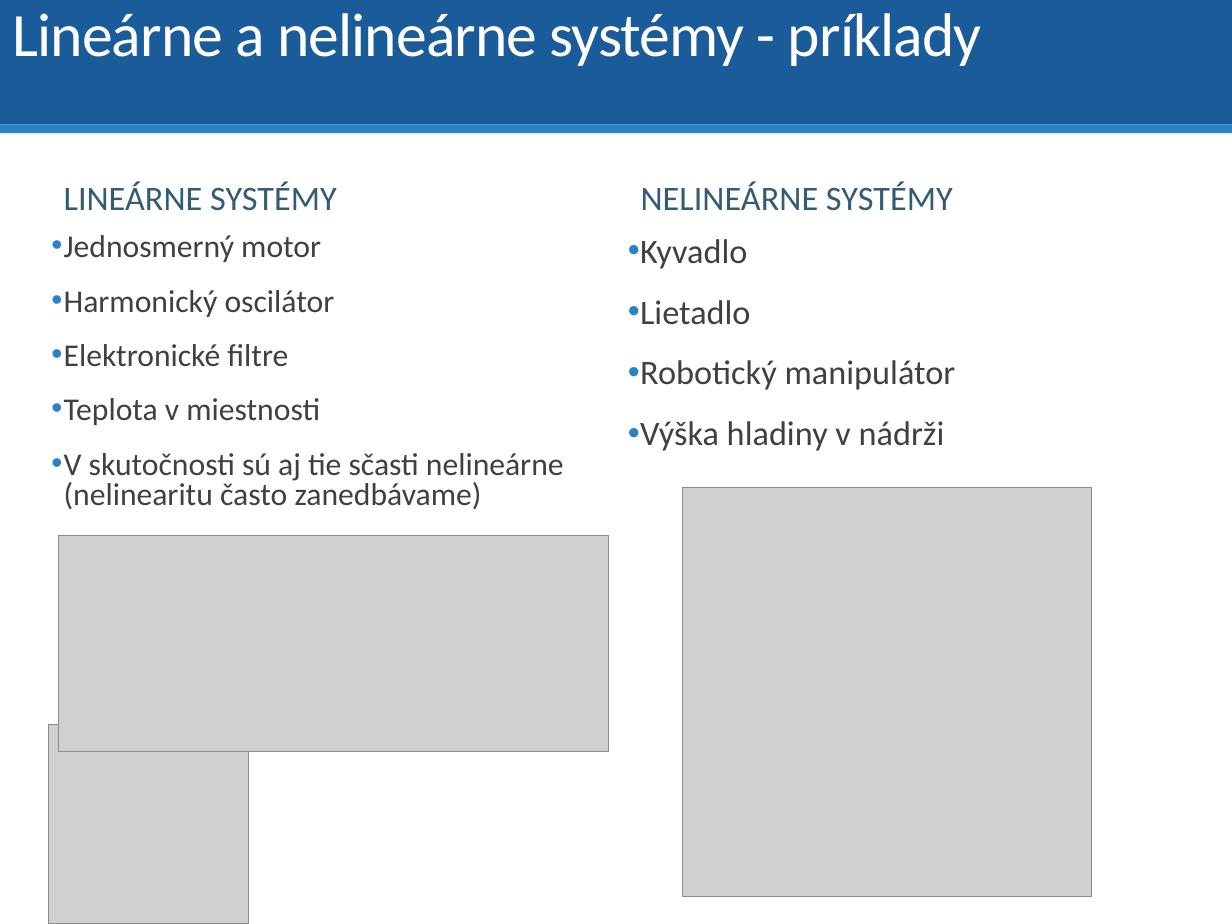
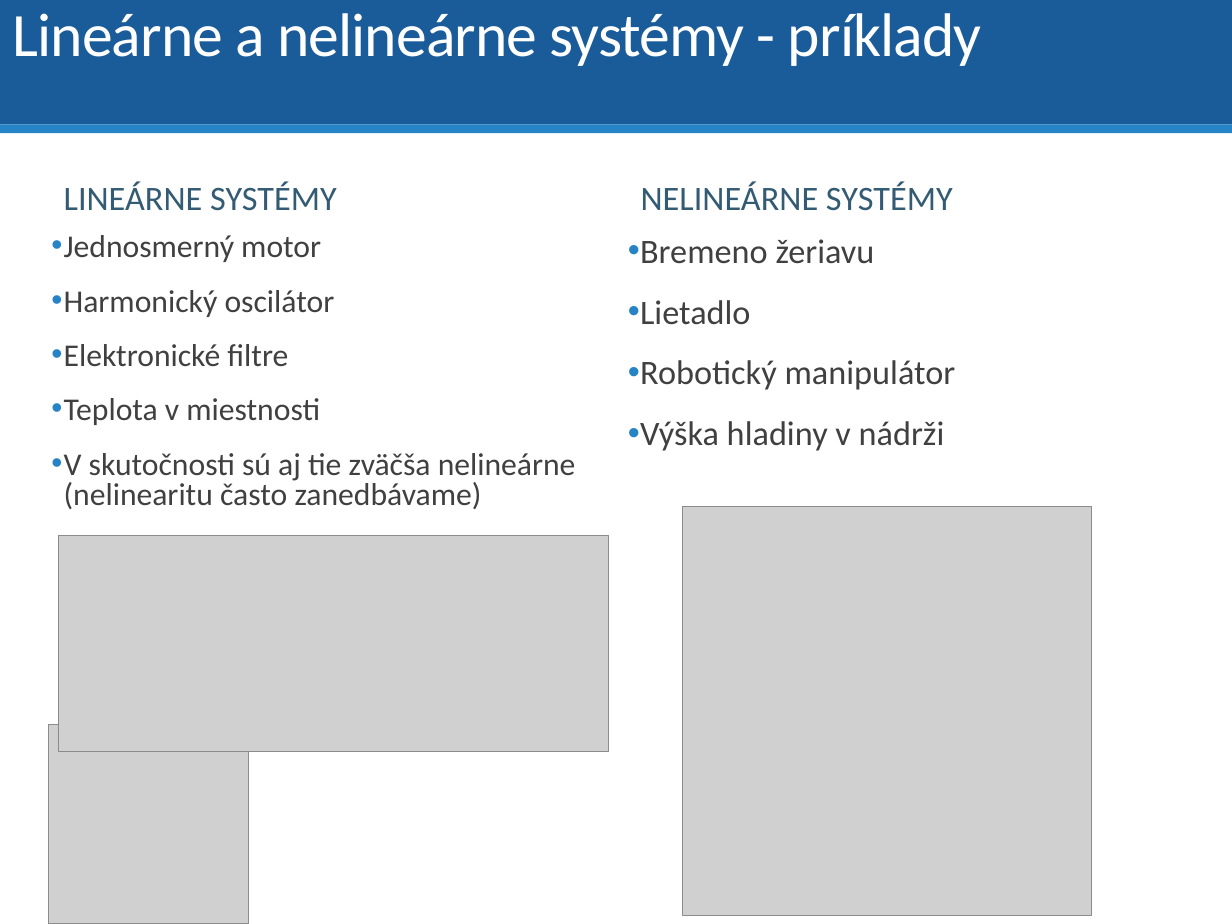
Before and after one commit to dodekm/TeamProjektKybernetika, a slide deck: slide 10 of Nove prednasky/P01_dynamika_dif_rovnice_LPT_prenosova_funkcia_modelovanie.pptx. Drawn at 1232x924 pixels with LibreOffice and Linux fonts; fonts in the diff are those of the drawing; grey boxes stand for pictures. Boxes give left, top, right and bottom in pixels: in the first picture for what was removed or moved away, otherwise in the second. Text is boxed around its words. In the diff, an @@ line names an element or a change of style, - is before the commit and + after.

```diff
--- a/Nove prednasky/P01_dynamika_dif_rovnice_LPT_prenosova_funkcia_modelovanie.pptx
+++ b/Nove prednasky/P01_dynamika_dif_rovnice_LPT_prenosova_funkcia_modelovanie.pptx
@@ text at [640, 239, 875, 264]: text changed @@
-• Kyvadlo
+• Bremeno žeriavu
@@ text at [64, 453, 576, 509]: text changed @@
-• V skutočnosti sú aj tie sčasti nelineárne (nelinearitu často zanedbávame)
+• V skutočnosti sú aj tie zväčša nelineárne (nelinearitu často zanedbávame)
@@ picture: place and size @@
-picture at [683, 488, 1092, 897]
+picture at [683, 506, 1092, 915]
```
Also in this commit, not shown: 14 other slides changed, 4 slides added.
